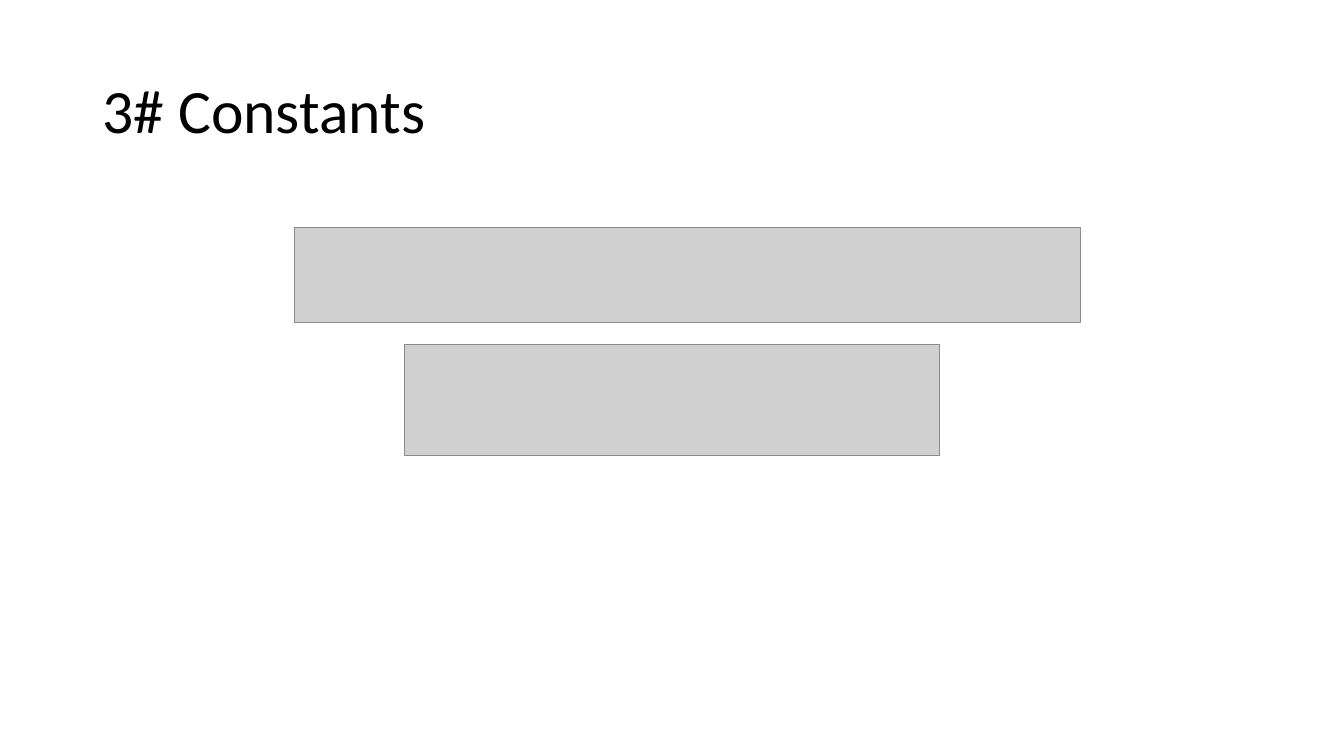
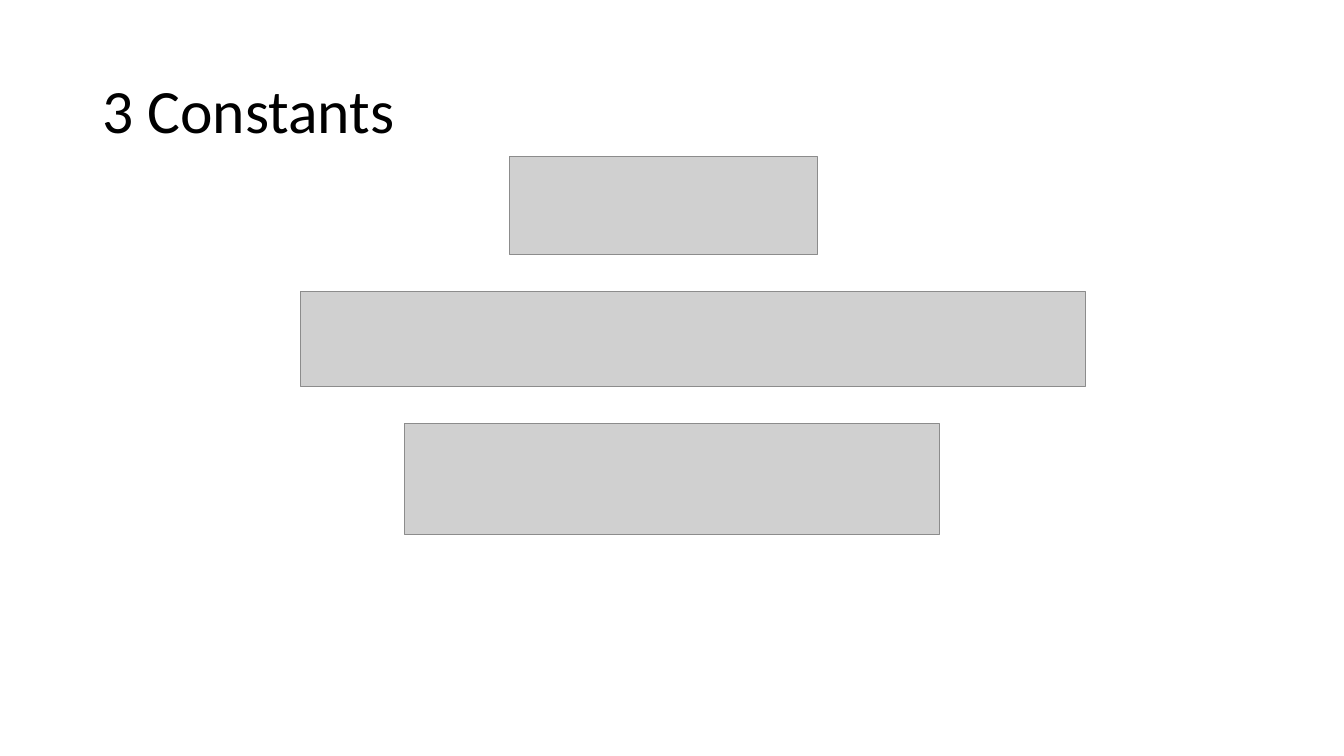
Before and after one commit to KeaganErasmus/BCDE222-C-, a slide deck: slide 4 of Assessment1/Assessment1.pptx. Drawn at 1344x756 pixels with LibreOffice and Linux fonts; fonts in the diff are those of the drawing; grey boxes stand for pictures. Boxes give left, top, right and bottom in pixels: in the first picture for what was removed or moved away, otherwise in the second. Text is boxed around its words. In the diff, an @@ line names an element or a change of style, - is before the commit and + after.

```diff
--- a/Assessment1/Assessment1.pptx
+++ b/Assessment1/Assessment1.pptx
@@ title at (x1=102, y1=93, x2=395, y2=134): text changed @@
-3# Constants
+3 Constants
@@ picture added at (x1=509, y1=157, x2=818, y2=255) @@
@@ picture moved from (x1=295, y1=228, x2=1081, y2=323) to (x1=300, y1=291, x2=1086, y2=386) @@
@@ picture moved from (x1=405, y1=345, x2=940, y2=456) to (x1=405, y1=423, x2=940, y2=534) @@
```
Also in this commit, not shown: 4 other slides changed, 10 slides added, 7 other files.
